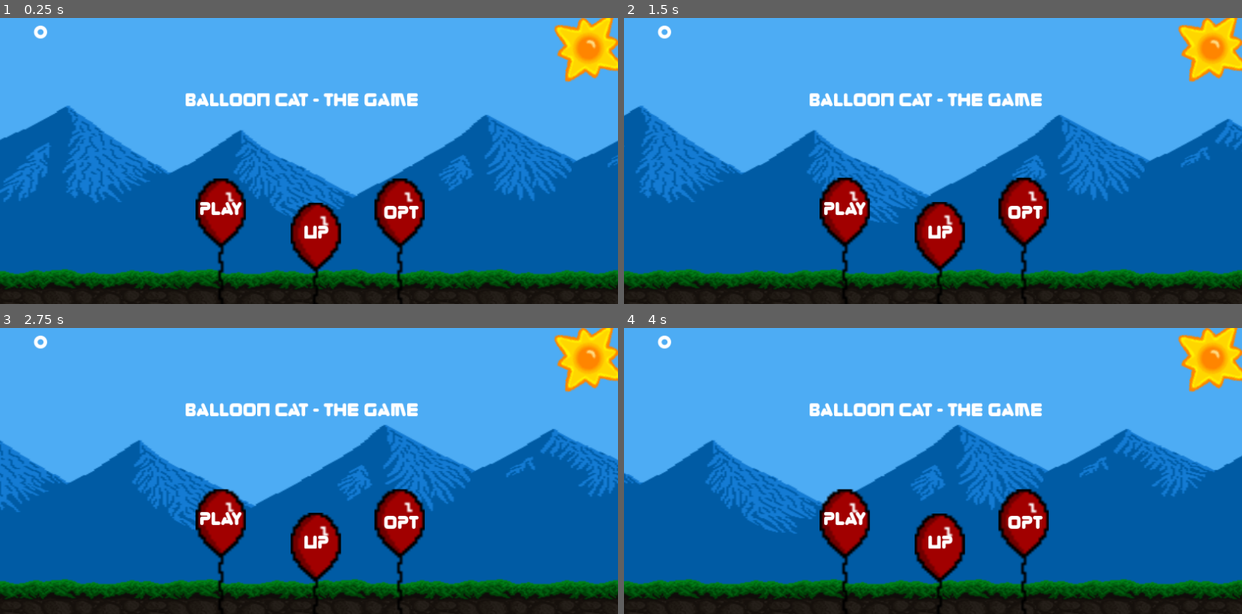
Above: before the commit, frames 1-4 (two rows, left to right).
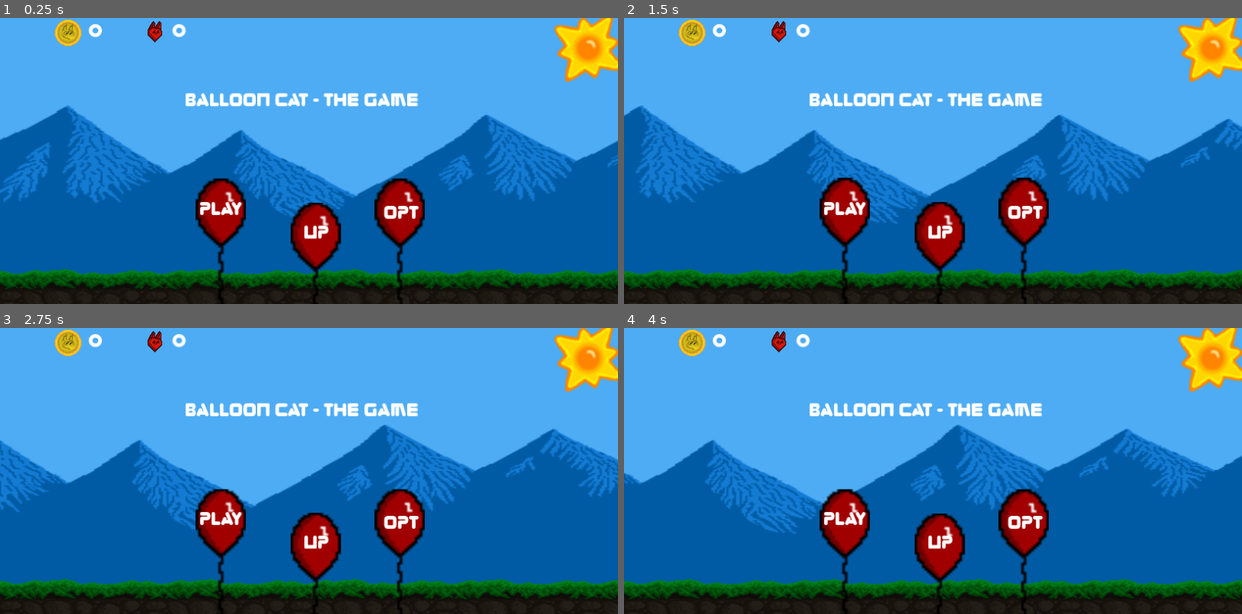
Above: after the commit, the same moments.

Repository: AldieNightStar/balloon_cat
Game: Godot game, scene res://Levels/MainMenu.tscn
Two runs of this game, one before a commit and one after it. Both use one fixed random seed, a clock stepped at 60 frames per second and the inputs below.
Inputs (mouse positions are in pixels of both pictures, inside the frame that each line leads up to):
- Up to frame 1 (0.25 s): no input
- Up to frame 2 (1.5 s): tap Enter (ui_accept) at 0.5, 0.77 s; move the mouse to (1068, 146) at 0.52 s; click (1068, 146) at 0.67 s; move the mouse to (809, 175) at 1.27 s; click (809, 175) at 1.42 s
- Up to frame 3 (2.75 s): tap Enter (ui_accept) at 1.52 s; move the mouse to (370, 408) at 2.02 s; click (370, 408) at 2.17 s
- Up to frame 4 (4 s): move the mouse to (902, 528) at 2.77 s; click (902, 528) at 2.92 s; tap Enter (ui_accept) at 3.02, 3.77 s; move the mouse to (1118, 513) at 3.52 s; click (1118, 513) at 3.67 s

The runs differ from the first frame. In frame 1, 0.7% of the frame differs, in the area x 5-31%, y 0-10%; in frame 2, 0.7%; in frame 3, 0.7%; in frame 4, 0.7%.

Commit message:
Added gems

Diff:
--- a/Levels/MainMenu.tscn
+++ b/Levels/MainMenu.tscn
@@ -9,6 +9,8 @@
 [ext_resource path="res://Objects/MusicPlayer.tscn" type="PackedScene" id=7]
 [ext_resource path="res://Objects/UI/Adjuster.tscn" type="PackedScene" id=8]
 [ext_resource path="res://assets/Music/Main_menu.ogg" type="AudioStream" id=9]
+[ext_resource path="res://assets/BonusCoin/coins1.png" type="Texture" id=10]
+[ext_resource path="res://assets/Gems/red_gem.png" type="Texture" id=11]
 
 [sub_resource type="GDScript" id=1]
 script/source = "extends Node2D
@@ -112,18 +114,23 @@
 [sub_resource type="GDScript" id=4]
 script/source = "extends Label
 
-var _timer
-
 func _ready():
-	_timer = Timer.new()
-	_timer.one_shot = false
-	_timer.wait_time = 1
-	_timer.connect(\"timeout\", self, \"_coins\")
-	add_child(_timer)
-	_timer.start()
-
-func _coins():
-	text = str(G.gameData.get_coins())
+	call_deferred(\"_coins_update\", G.gameData.get_coins())
+	G.gameData.connect(\"coins_update\", self, \"_coins_update\")
+
+func _coins_update(n):
+	text = str(n)
+"
+
+[sub_resource type="GDScript" id=7]
+script/source = "extends Label
+
+func _ready():
+	call_deferred(\"_update_gems\", G.gameData.get_gems())
+	G.gameData.connect(\"gems_update\", self, \"_update_gems\")
+
+func _update_gems(n):
+	text = str(n)
 "
 
 [sub_resource type="Animation" id=5]
@@ -280,16 +287,35 @@
 position = Vector2( 0.950012, -0.949997 )
 scale = Vector2( 2, 2 )
 
+[node name="spr_coin" type="Sprite" parent="canvas"]
+position = Vector2( 89.4215, 19.0314 )
+texture = ExtResource( 10 )
+
+[node name="spr_gem" type="Sprite" parent="canvas"]
+position = Vector2( 203.361, 17.5612 )
+texture = ExtResource( 11 )
+
 [node name="Score" type="Label" parent="canvas"]
-margin_left = 44.16
-margin_top = 3.6758
-margin_right = 95.16
-margin_bottom = 32.6758
+margin_left = 116.009
+margin_top = 2.47832
+margin_right = 167.009
+margin_bottom = 31.4783
 custom_fonts/font = SubResource( 3 )
 text = "0"
 script = SubResource( 4 )
 __meta__ = {
-"_edit_lock_": true,
+"_edit_use_anchors_": false
+}
+
+[node name="Score2" type="Label" parent="canvas"]
+margin_left = 226.351
+margin_top = 1.7972
+margin_right = 277.351
+margin_bottom = 30.7972
+custom_fonts/font = SubResource( 3 )
+text = "0"
+script = SubResource( 7 )
+__meta__ = {
 "_edit_use_anchors_": false
 }
 
--- a/Objects/LevelHolder.tscn
+++ b/Objects/LevelHolder.tscn
@@ -26,16 +26,6 @@
 	$camera.current = true
 	$cat.connect(\"died\", self, \"_cat_died\")
 	$clayer/MenuButton.connect(\"pressed\", self, \"spawn_menu\", [true])
-
-	# Setup joystick movement
-	# $clayer/Joystick.connect(\"on_change\", self, \"_global_joystick_change\")
-
-	# Make joystick big if settings say that
-	if G.gameData.get_joystick_is_big():
-		$clayer/Joystick.global_position += Vector2(50, -50)
-		$clayer/Joystick.scale = Vector2(1.75, 1.75)
-		$clayer/Joystick.update_parent_pos()
-		$clayer/Joystick.modulate.a = .25
 
 func start():
 	_go = true
--- a/Objects/Logic/GameData.gd
+++ b/Objects/Logic/GameData.gd
@@ -29,12 +29,22 @@
 # ===================================
 # Game coins
 # ===================================
+signal coins_update(n)
+
 func set_coins(n):
 	if n < 0: n = 0
 	set_value("coins", n)
+	emit_signal("coins_update", n)
 
 func get_coins():
 	return get_value("coins", 0)
+
+func sub_coins(n: int):
+	var c = get_coins()
+	if n <= c:
+		set_coins(c - n)
+		return true
+	return false
 
 # ====================================
 # Player Maximum HP
@@ -51,25 +61,35 @@
 signal music_volume_changed(n)
 signal sound_volume_changed(n)
 
-func set_music_volume(n):
+func set_music_volume(n: float):
 	set_value("mvolume", n)
 	emit_signal("music_volume_changed", n)
 
-func set_sound_volume(n):
+func set_sound_volume(n: float):
 	set_value("svolume", n)
 	emit_signal("sound_volume_changed", n)
 
-func get_music_volume():
+func get_music_volume() -> float:
 	return get_value("mvolume", .9)
 
-func get_sound_volume():
+func get_sound_volume() -> float:
 	return get_value("svolume", .9)
 
-# ======================================
-# Joystick settings
-# ======================================
-func set_joystick_is_big(_bool):
-	set_value("jbig", _bool)
+# =====================================
+# Gems
+# =====================================
+signal gems_update(n)
 
-func get_joystick_is_big():
-	return get_value("jbig", false)
+func get_gems() -> int:
+	return get_value("diamonds", 0)
+
+func set_gems(n: int):
+	set_value("diamonds", n)
+	emit_signal("diamonds_update", n)
+
+func sub_gems(n: int):
+	var d = get_gems()
+	if n <= d:
+		set_gems(d - n)
+		return true
+	return false
Not shown: 1 places in Levels/MainMenu.tscn that only renumber resources
Binary file added: assets/Gems/blue_gem.png
Not shown, added: assets/Gems/blue_gem.png.import
Binary file added: assets/Gems/green_gem.png
Not shown, added: assets/Gems/green_gem.png.import
Binary file added: assets/Gems/red_gem.png
Not shown, added: assets/Gems/red_gem.png.import
Not shown, changed: export_presets.cfg
